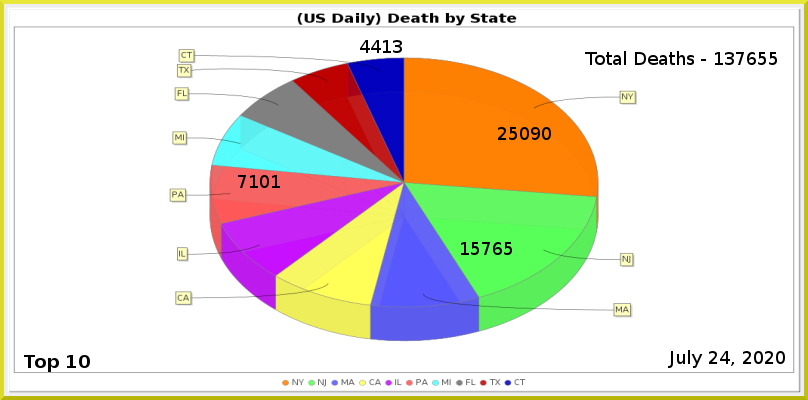
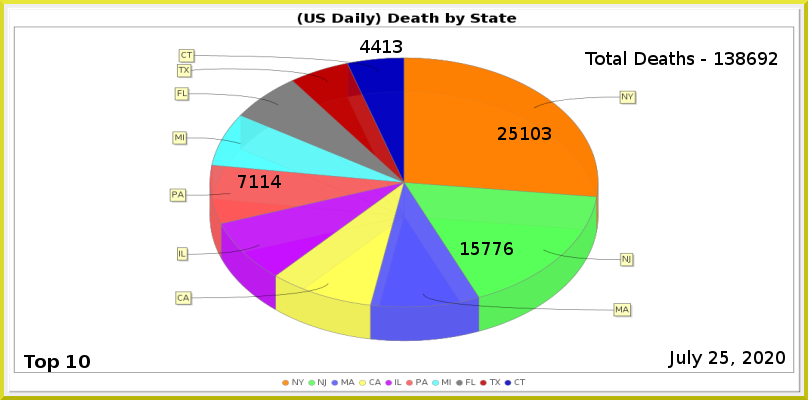
Revision of a layered (808, 400) image; what changed, layer by layer:
painted on "PA" over [260, 175, 281, 188]
painted on "NJ" over [493, 242, 513, 255]
painted on "NY" over [520, 127, 551, 140]
renamed "Total Deaths - 137655" to "Total Deaths - 138692", painted on it over [736, 52, 778, 65]
painted on "Current Date" over [720, 351, 730, 364]
